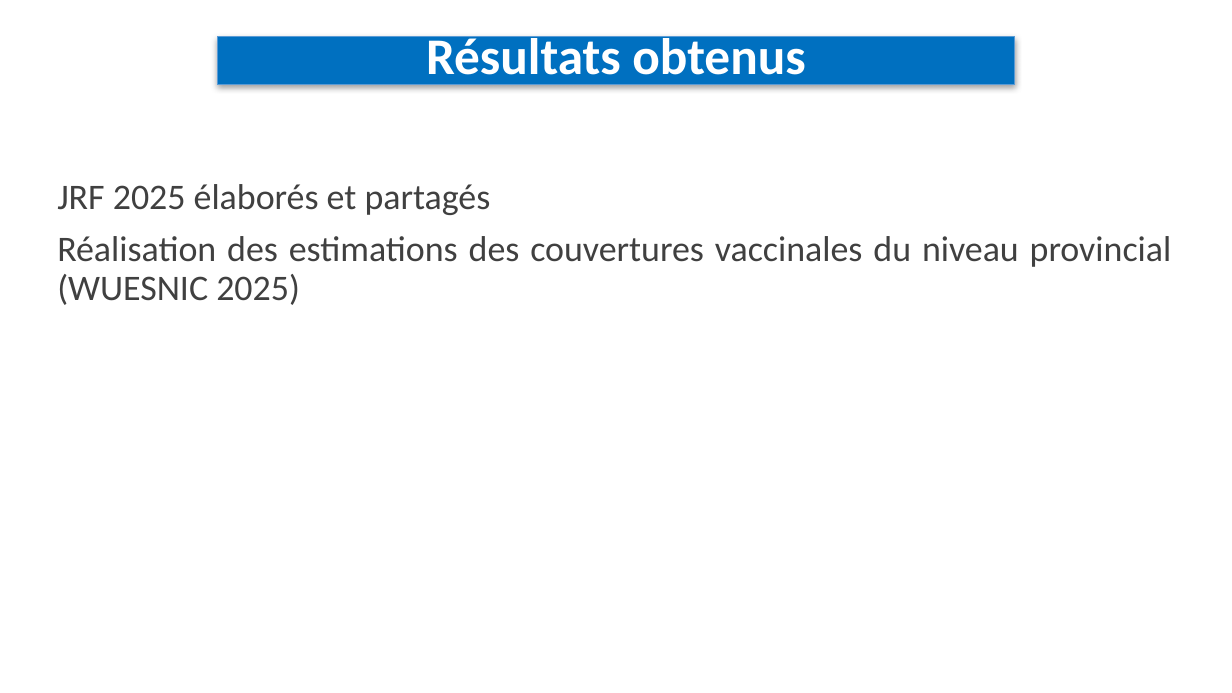
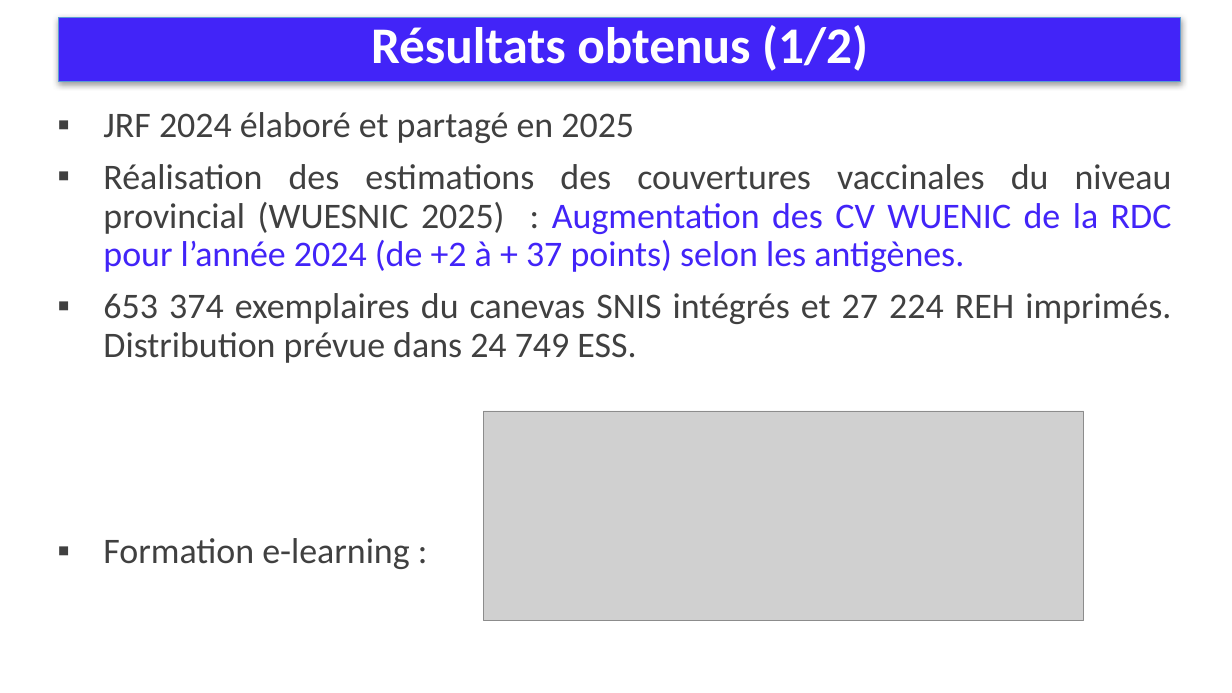
Before and after one commit to WHO-IST-CA/revue_annuelle, a slide deck: slide 9 of docs/epi/presentations/j1/Revue annuelle-PEV_qualité des données-14122025.pptx (slide 8 before the commit). Drawn at 1232x693 pixels with LibreOffice and Linux fonts; fonts in the diff are those of the drawing; grey boxes stand for pictures. Boxes give left, top, right and bottom in pixels: in the first picture for what was removed or moved away, otherwise in the second. Text is boxed around its words. In the diff, an @@ line names an element or a change of style, - is before the commit and + after.

```diff
--- a/docs/epi/presentations/j1/Revue annuelle-PEV_qualité des données-14122025.pptx
+++ b/docs/epi/presentations/j1/Revue annuelle-PEV_qualité des données-14122025.pptx
@@ title "Résultats obtenus (1/2)": place and size @@
-title "Résultats obtenus (1/2)" at (217, 37, 1014, 85)
+title "Résultats obtenus (1/2)" at (58, 17, 1181, 81)
@@ title "Résultats obtenus (1/2)" at (58, 17, 1181, 81): fill #0070C0 to #4224F8 @@
@@ title at (371, 25, 868, 71): text changed @@
-Résultats obtenus
+Résultats obtenus (1/2)
@@ text at (103, 112, 1172, 569): text changed @@
-JRF 2025 élaborés et partagés
-Réalisation des estimations des couvertures vaccinales du niveau provincial (WUESNIC 2025)
+▪ JRF 2024 élaboré et partagé en 2025
+▪ Réalisation des estimations des couvertures vaccinales du niveau provincial (WUESNIC 2025) : Augmentation des CV WUENIC de la RDC pour l’année 2024 (de +2 à + 37 points) selon les antigènes.
+▪ 653 374 exemplaires du canevas SNIS intégrés et 27 224 REH imprimés. Distribution prévue dans 24 749 ESS.
+▪ Formation e-learning :
@@ picture added at (483, 411, 1084, 621) @@
```
Also in this commit, not shown: 16 other slides changed, 6 slides added, 1 slide removed, 1 other file.
